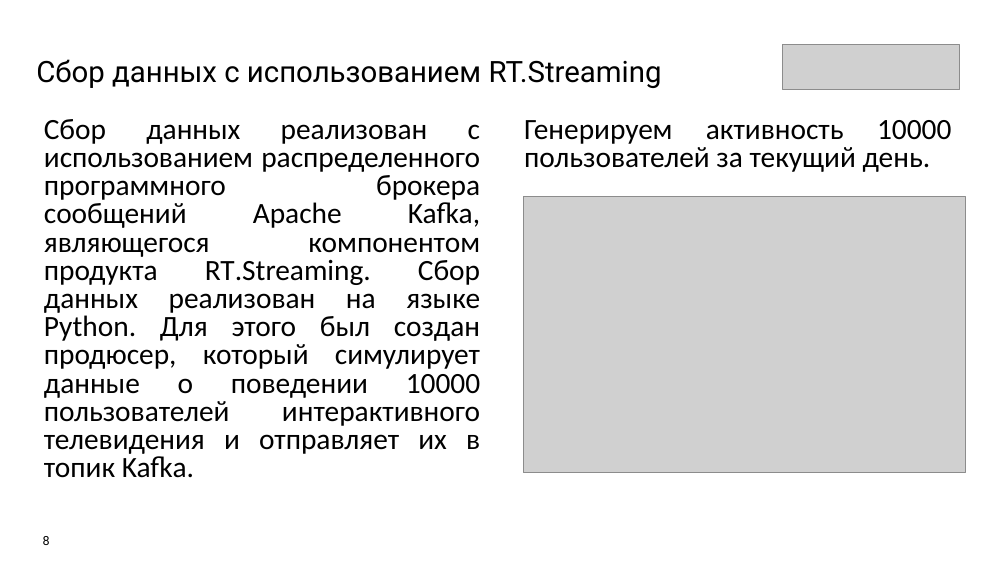
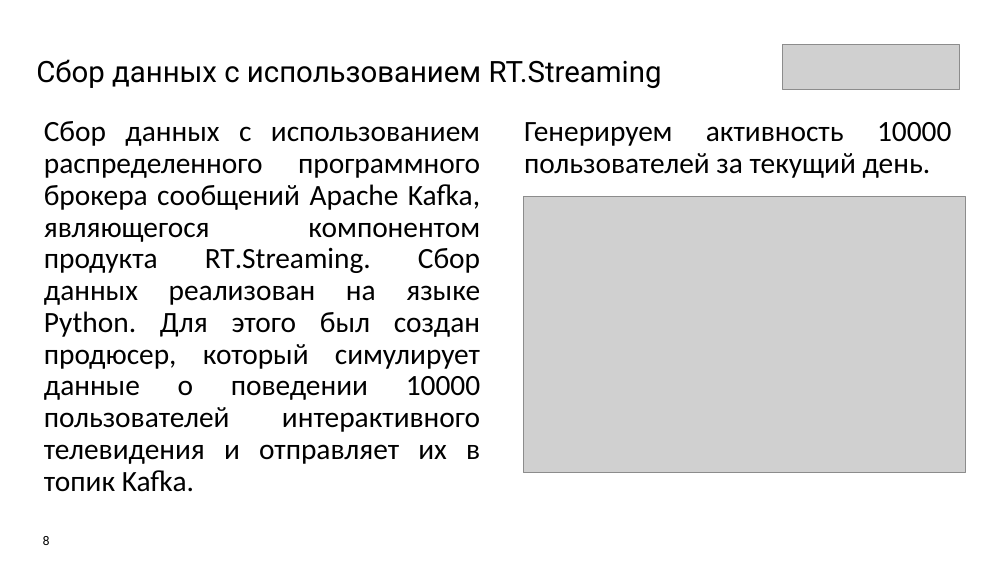
Before and after one commit to Olmeor/Data-engineer_Rostelecom_programming_school, a slide deck: slide 8 of Сertification/presentation.pptx. Drawn at 1008x567 pixels with LibreOffice and Linux fonts; fonts in the diff are those of the drawing; grey boxes stand for pictures. Boxes give left, top, right and bottom in pixels: in the first picture for what was removed or moved away, otherwise in the second. Text is boxed around its words. In the diff, an @@ line names an element or a change of style, - is before the commit and + after.

```diff
--- a/Сertification/presentation.pptx
+++ b/Сertification/presentation.pptx
@@ text "Генерируем активность 10000 пользователей за ..." at <box>524,122,951,178</box>: line spacing 0.8 to 0.9 @@
@@ text at <box>44,121,480,492</box>: text changed @@
-Сбор данных реализован с использованием распределенного программного брокера сообщений Apache Kafka, являющегося компонентом продукта RT.Streaming. Сбор данных реализован на языке Python. Для этого был создан продюсер, который симулирует данные о поведении 10000 пользователей интерактивного телевидения и отправляет их в топик Kafka.
+Сбор данных с использованием распределенного программного брокера сообщений Apache Kafka, являющегося компонентом продукта RT.Streaming. Сбор данных реализован на языке Python. Для этого был создан продюсер, который симулирует данные о поведении 10000 пользователей интерактивного телевидения и отправляет их в топик Kafka.
```
Also in this commit, not shown: 6 other slides changed, 5 slides added, 5 slides removed, 1 other file.
